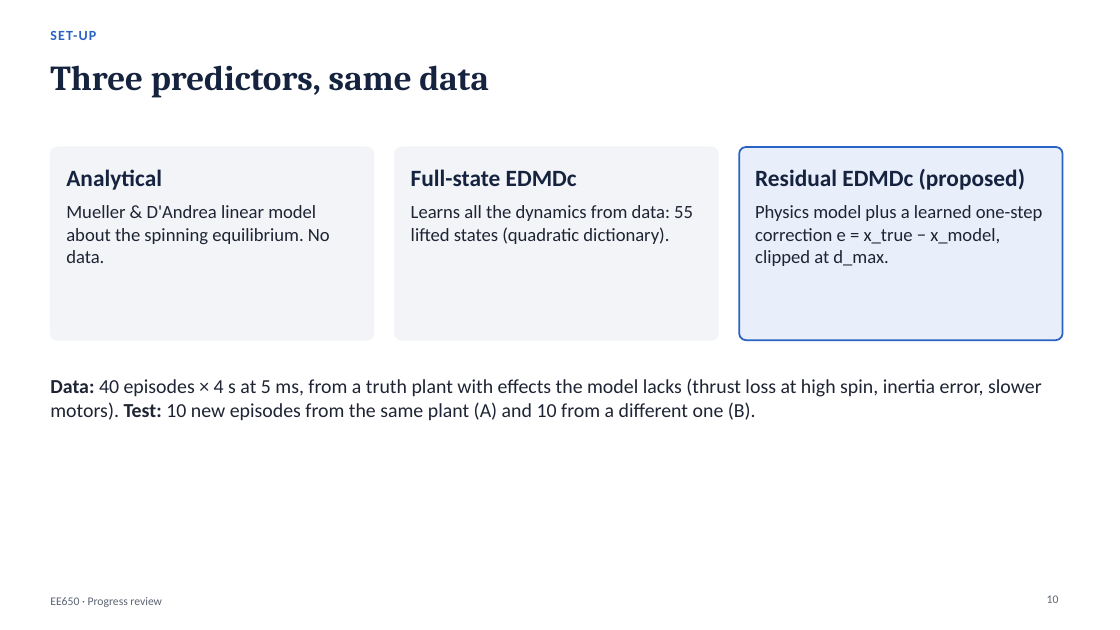
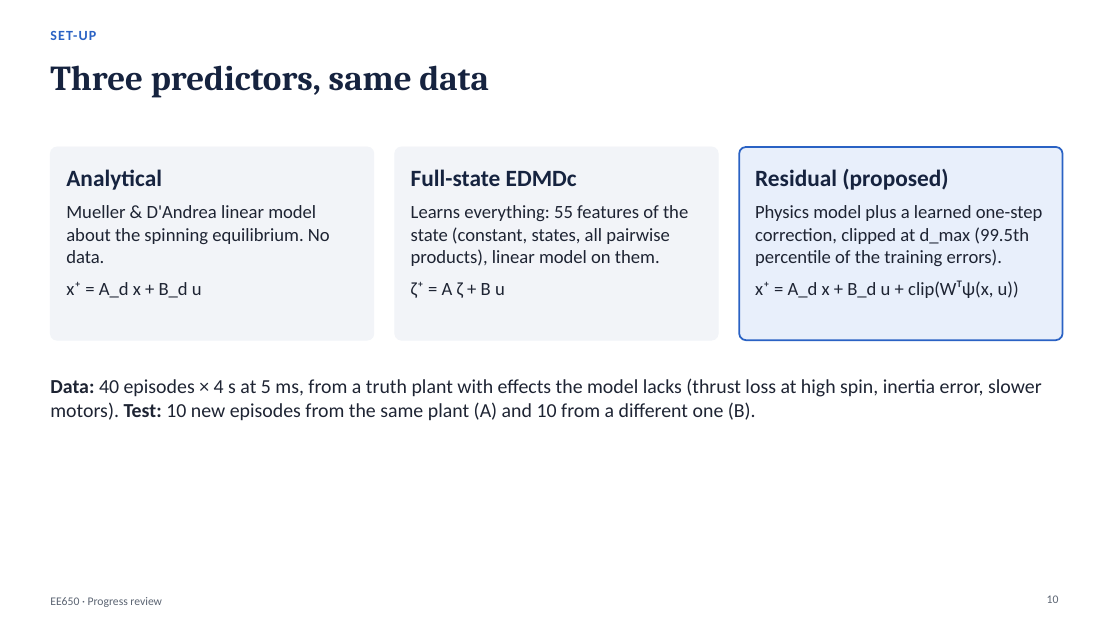
Before and after one commit to pranshuk22/quadrotor-rotor-loss-recovery, a slide deck: slide 10 of docs/deck/progress-review.pptx. Drawn at 1120x630 pixels with LibreOffice and Linux fonts; fonts in the diff are those of the drawing. Boxes give left, top, right and bottom in pixels: in the first picture for what was removed or moved away, otherwise in the second. Text is boxed around its words. In the diff, an @@ line names an element or a change of style, - is before the commit and + after.

```diff
--- a/docs/deck/progress-review.pptx
+++ b/docs/deck/progress-review.pptx
@@ text in rounded rectangle at (755,169,1043,298): text changed @@
-Residual EDMDc (proposed)
-Physics model plus a learned one-step correction e = x_true − x_model, clipped at d_max.
+Residual (proposed)
+Physics model plus a learned one-step correction, clipped at d_max (99.5th percentile of the training errors).
+x⁺ = A_d x + B_d u + clip(Wᵀψ(x, u))
@@ text in rounded rectangle at (411,205,688,298): text changed @@
-Learns all the dynamics from data: 55 lifted states (quadratic dictionary).
+Learns everything: 55 features of the state (constant, states, all pairwise products), linear model on them.
+ζ⁺ = A ζ + B u
@@ text in rounded rectangle at (66,282,202,298): paragraph added @@
+x⁺ = A_d x + B_d u
```
Also in this commit, not shown: 12 other slides changed, 3 slides added, 6 slides removed, 6 other files.
